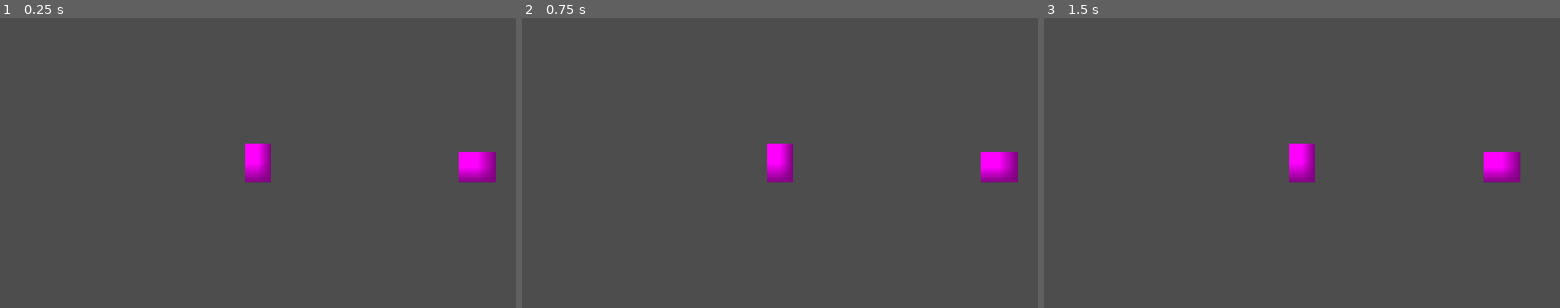
Above: before the commit, frames 1-3 (left to right).
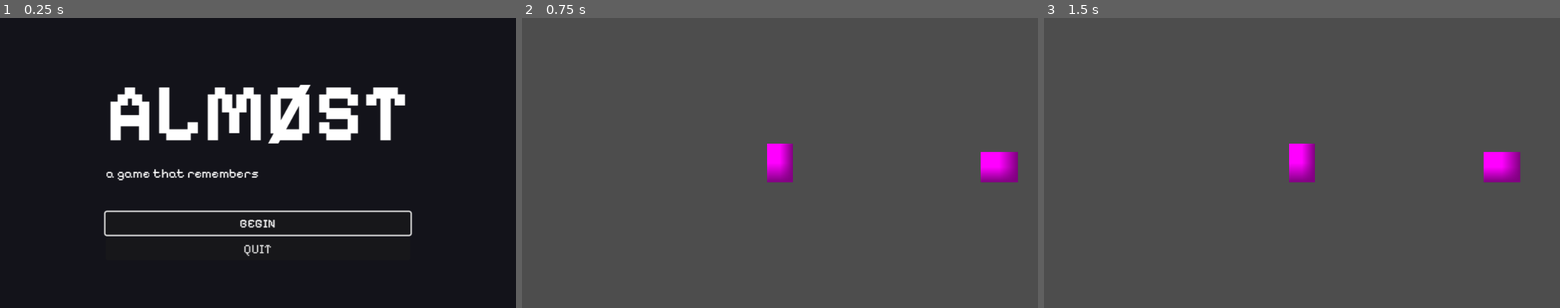
Above: after the commit, the same moments.

Repository: northstarstudios/almost
Game: Godot game, scene res://scenes/rooms/intro_scene.tscn
Two runs of this game, one before a commit and one after it. Both use one fixed random seed, a clock stepped at 60 frames per second and the inputs below. Before the commit the project starts from res://scenes/rooms/beginning/beginning_room.tscn.
Inputs (mouse positions are in pixels of both pictures, inside the frame that each line leads up to):
- Up to frame 1 (0.25 s): no input
- Up to frame 2 (0.75 s): click (780, 223) at 0.5 s, where only the run after the commit has a clickable "BEGIN"
- Up to frame 3 (1.5 s): tap Enter (interact) at 1.25 s; hold D (move_right) from 1.28 s (still down); hold Enter (interact) from 1.28 s (still down)

The runs differ from the first frame. In frame 1, 99% of the frame differs, in the area x 0-100%, y 0-100%; in frame 2, nothing differs; in frame 3, nothing differs.

Commit message:
fix spelling mistake in file path

Diff:
--- a/project.godot
+++ b/project.godot
@@ -11,7 +11,7 @@
 [application]
 
 config/name="almost"
-run/main_scene="uid://b0b8n1eukmy7o"
+run/main_scene="uid://ccyathhiguplp"
 config/features=PackedStringArray("4.4", "GL Compatibility")
 config/icon="res://icon.svg"
 
--- a/scripts/main_menu.gd
+++ b/scripts/main_menu.gd
@@ -1,6 +1,6 @@
 extends Control
 
-const FIRST_ROOM := "res://scenes/rooms/beginning/beginning_room.tcsn"
+const FIRST_ROOM := "res://scenes/rooms/beginning/beginning_room.tscn"
 
 func _ready() -> void:
 	$CenterContainer/VBoxContainer/NewGameButton.grab_focus()
